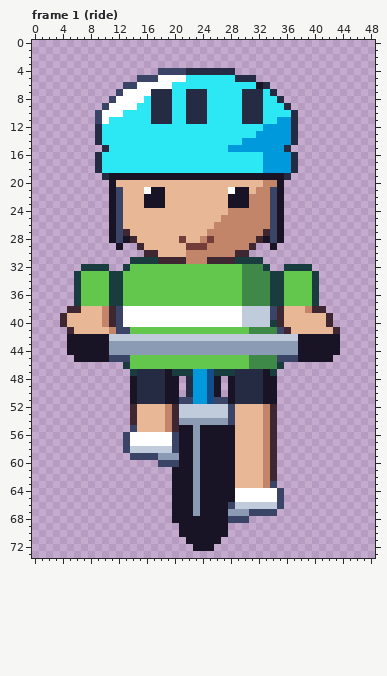
Two versions of one pixel-art file, art/depths/cyclist@88.aseprite. This is how it looked before the edit.
49x74 pixels, 4 frames. Shown: frame 1 (ride). The commit also changed other frames, which this record leaves out.
After the commit:
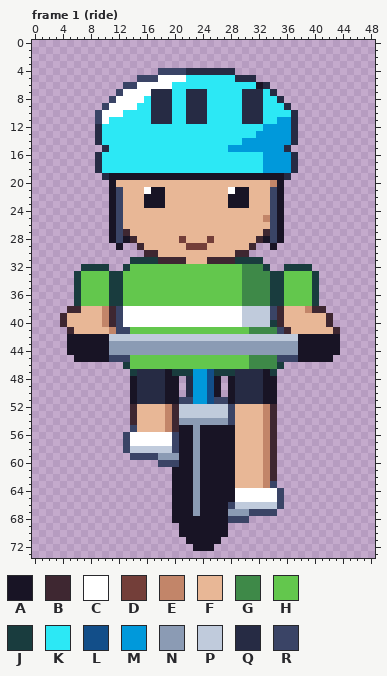
Palette (. is transparent): A #181425  B #3e2731  C #ffffff  D #733e39  E #c28569  F #e8b796  G #3e8948  H #63c74d  J #193c3e  K #2ce8f5  L #124e89  M #0099db  N #8b9bb4  P #c0cbdc  Q #262b44  R #3a4466
Change:
Changed rows in their new state; - is an unchanged pixel.
Frame 1 (ride):
first column x 22:
20 -----------F
21 ----------FF
22 ---------FFF
23 ---------FFF
24 ------FFFFFF
25 -----FFFFFF-
26 ----FFFFFFFF
27 ---FFFFFFFF-
28 --F-FFFFFF--
29 ---FFFFFF---
30 FFFFFFF-----
31 FFF---------
Where, in picture pixels (left, top, right, bottom), the same in both pictures:
changed: (186, 180, 270, 264)
